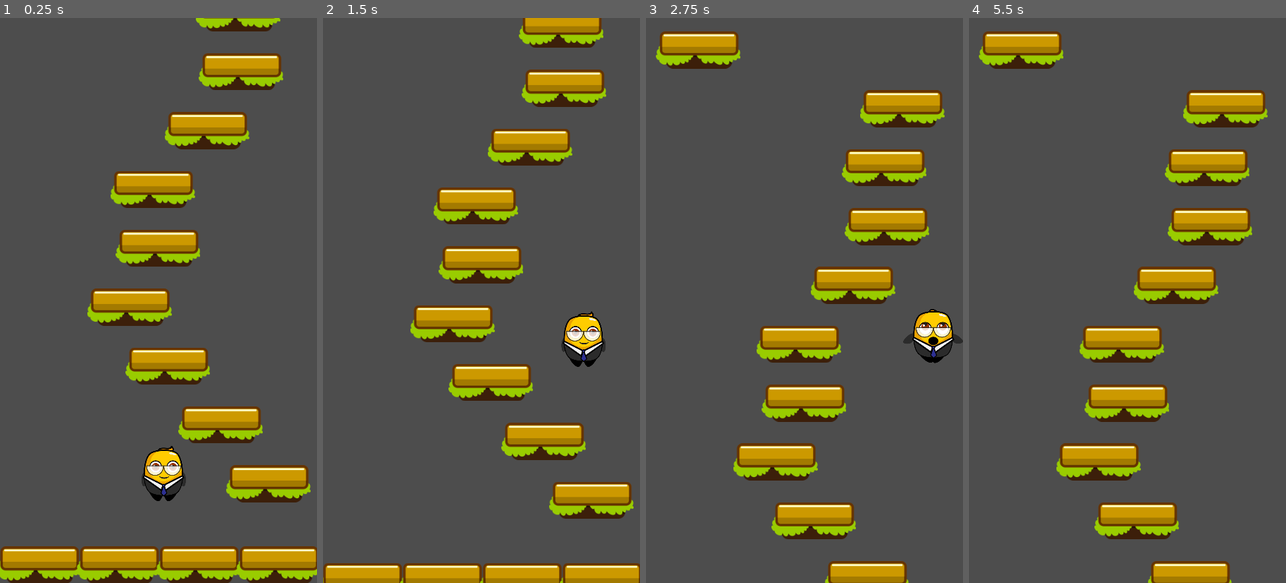
Above: before the commit, frames 1-4 (left to right).
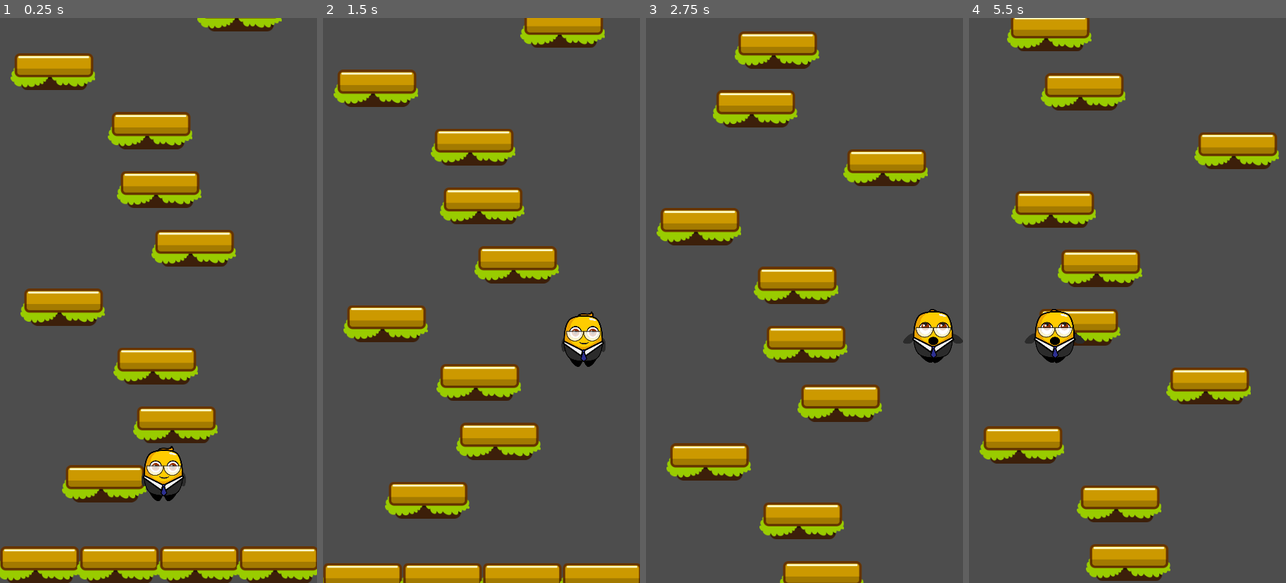
Above: after the commit, the same moments.

Repository: DevDonAguinaldo/jumperjam
Game: Godot game, scene res://scenes/game.tscn
Two runs of this game, one before a commit and one after it. Both use one fixed random seed, a clock stepped at 60 frames per second and the inputs below.
Inputs:
- Up to frame 1 (0.25 s): no input
- Up to frame 2 (1.5 s): hold D (move_right) 0.53-1.28 s; hold A (move_left) from 1.28 s (still down)
- Up to frame 3 (2.75 s): release A (move_left) at 2.03 s; hold D (move_right) from 2.03 s (still down)
- Up to frame 4 (5.5 s): release D (move_right) at 3.53 s; hold A (move_left) from 3.53 s (still down)

The runs differ from the first frame. In frame 1, 17% of the frame differs, in the area x 3-98%, y 0-86%; in frame 2, 17%; in frame 3, 19%; in frame 4, 29%, in the area x 3-98%, y 0-100%.

Commit message:
added infinite level generator and platform destroyer

Diff:
--- a/project.godot
+++ b/project.godot
@@ -56,6 +56,7 @@
 
 2d_physics/layer_1="player"
 2d_physics/layer_2="platform"
+2d_physics/layer_3="destroyer"
 
 [rendering]
 
--- a/scenes/game.tscn
+++ b/scenes/game.tscn
@@ -1,7 +1,8 @@
-[gd_scene load_steps=3 format=3 uid="uid://0a7q7e7vttw6"]
+[gd_scene load_steps=4 format=3 uid="uid://0a7q7e7vttw6"]
 
 [ext_resource type="Script" path="res://scripts/game.gd" id="1_l7xwl"]
 [ext_resource type="PackedScene" uid="uid://d3fmkodw3s7un" path="res://scenes/player.tscn" id="2_hmpju"]
+[ext_resource type="PackedScene" uid="uid://twcswx6uxdfi" path="res://scenes/level_generator.tscn" id="3_x51mp"]
 
 [node name="game" type="Node2D"]
 script = ExtResource("1_l7xwl")
@@ -9,4 +10,4 @@
 [node name="player" parent="." instance=ExtResource("2_hmpju")]
 position = Vector2(278, 745)
 
-[node name="PlatformParent" type="Node2D" parent="."]
+[node name="level_generator" parent="." instance=ExtResource("3_x51mp")]
--- a/scenes/game_camera.tscn
+++ b/scenes/game_camera.tscn
@@ -5,3 +5,9 @@
 [node name="game_camera" type="Camera2D"]
 limit_bottom = 960
 script = ExtResource("1_1n335")
+
+[node name="destroyer" type="Area2D" parent="."]
+collision_layer = 4
+collision_mask = 2
+
+[node name="destroyer_shape" type="CollisionShape2D" parent="destroyer"]
--- /dev/null
+++ b/scenes/level_generator.tscn
@@ -0,0 +1,8 @@
+[gd_scene load_steps=2 format=3 uid="uid://twcswx6uxdfi"]
+
+[ext_resource type="Script" path="res://scripts/level_generator.gd" id="1_ysfti"]
+
+[node name="level_generator" type="Node2D"]
+script = ExtResource("1_ysfti")
+
+[node name="PlatformParent" type="Node2D" parent="."]
--- a/scenes/platform.tscn
+++ b/scenes/platform.tscn
@@ -8,6 +8,7 @@
 
 [node name="platform" type="Area2D"]
 collision_layer = 2
+collision_mask = 5
 script = ExtResource("1_0lqqs")
 
 [node name="Sprite2D" type="Sprite2D" parent="."]
--- a/scripts/game.gd
+++ b/scripts/game.gd
@@ -1,25 +1,18 @@
 extends Node2D
 
-@onready var platform_parent: Node2D = $PlatformParent
+@onready var player: Player = $player
+@onready var level_generator: Node2D = $level_generator
 
 var camera_scene = preload("res://scenes/game_camera.tscn")
-var platform_scene = preload("res://scenes/platform.tscn")
 var camera = null
-var viewport_size
-var start_platform_y: float
-var y_between_platforms := 100.0
-var level_size := 50
-var platform_count := 0
 
 func _ready() -> void:
 	camera = camera_scene.instantiate()
 	camera.setup_camera($player)
 	add_child(camera)
 
-	viewport_size = get_viewport_rect().size
-	start_platform_y = viewport_size.y - (y_between_platforms * 2)
-	generate_level(start_platform_y, true)
-
+	if player:
+		level_generator.setup(player)
 
 func _process(_delta: float) -> void:
 	if Input.is_action_just_pressed("quit"):
@@ -27,33 +20,3 @@
 
 	if Input.is_action_just_pressed("reset"):
 		get_tree().reload_current_scene()
-
-
-func create_platform(location: Vector2):
-	var platform = platform_scene.instantiate()
-
-	platform.global_position = location
-	platform_parent.add_child(platform)
-
-	return platform
-
-func generate_level(y_start: float, generate_ground: bool):
-	var platform_width := 136.0
-	var ground_platform_count = (viewport_size.x / platform_width) + 1
-	var ground_y_offset := 62.0
-
-	if generate_ground == true:
-		for i in range(ground_platform_count):
-			var ground_location: Vector2 = Vector2(i * platform_width, viewport_size.y - ground_y_offset)
-			create_platform(ground_location)
-
-	for i in range(level_size):
-		var max_x = viewport_size.x - platform_width
-		var random_x = randf_range(0, max_x)
-		var location: Vector2 = Vector2(0, 0)
-
-		location.x = random_x
-		location.y = y_start - (y_between_platforms * i)
-
-		create_platform(location)
-		platform_count += 1
--- a/scripts/game_camera.gd
+++ b/scripts/game_camera.gd
@@ -1,22 +1,38 @@
 extends Camera2D
+
+@onready var destroyer: Area2D = $destroyer
+@onready var destroyer_shape: CollisionShape2D = $destroyer/destroyer_shape
 
 var player: Player = null
 var viewport_size
 
 func _ready() -> void:
 	viewport_size = get_viewport_rect().size
+	var rect_shape = RectangleShape2D.new()
+	var rect_shape_size = Vector2(viewport_size.x, 200.0)
 
 	global_position.x = viewport_size.x / 2
-	limit_bottom = viewport_size.y
+	limit_bottom = int(viewport_size.y)
 	limit_left = 0
-	limit_right = viewport_size.x
+	limit_right = int(viewport_size.x)
+
+	destroyer.position.y = viewport_size.y
+	rect_shape.set_size(rect_shape_size)
+	destroyer_shape.shape = rect_shape
 
 func _process(_delta: float) -> void:
-	var limit_distance := 420.0
+	var limit_distance = 420
+	var overlapping_areas = destroyer.get_overlapping_areas()
 
 	if player:
-		if limit_bottom > player.global_position.y + limit_distance:
-			limit_bottom = player.global_position.y + limit_distance
+		if limit_bottom > int(player.global_position.y + limit_distance):
+			limit_bottom = int(player.global_position.y + limit_distance)
+
+	if overlapping_areas.size() > 0:
+		for area in overlapping_areas:
+			if area is Platform:
+				area.queue_free()
+				print("Deleting" + area.name)
 
 func _physics_process(_delta: float) -> void:
 	if player:
--- /dev/null
+++ b/scripts/level_generator.gd
@@ -0,0 +1,59 @@
+extends Node2D
+
+@onready var platform_parent = $PlatformParent
+
+var platform_scene = preload("res://scenes/platform.tscn")
+var viewport_size
+var start_platform_y: float
+var y_between_platforms := 100.0
+var level_size := 10
+var platform_count := 0
+var player: Player = null
+
+func setup(_player: Player):
+	if _player:
+		player = _player
+
+func _ready() -> void:
+	viewport_size = get_viewport_rect().size
+	start_platform_y = viewport_size.y - (y_between_platforms * 2)
+	generate_level(start_platform_y, true)
+
+func _process(_delta: float) -> void:
+	if player:
+		var player_y = player.global_position.y
+		var end_of_level = start_platform_y - (platform_count * y_between_platforms)
+		var threshold = end_of_level + (y_between_platforms * 6)
+
+		if player_y <= threshold:
+			generate_level(end_of_level, false)
+
+
+func create_platform(location: Vector2):
+	var platform = platform_scene.instantiate()
+
+	platform.global_position = location
+	platform_parent.add_child(platform)
+
+	return platform
+
+func generate_level(y_start: float, generate_ground: bool):
+	var platform_width := 136.0
+	var ground_platform_count = (viewport_size.x / platform_width) + 1
+	var ground_y_offset := 62.0
+
+	if generate_ground == true:
+		for i in range(ground_platform_count):
+			var ground_location: Vector2 = Vector2(i * platform_width, viewport_size.y - ground_y_offset)
+			create_platform(ground_location)
+
+	for i in range(level_size):
+		var max_x = viewport_size.x - platform_width
+		var random_x = randf_range(0, max_x)
+		var location: Vector2 = Vector2(0, 0)
+
+		location.x = random_x
+		location.y = y_start - (y_between_platforms * i)
+
+		create_platform(location)
+		platform_count += 1
--- a/scripts/platform.gd
+++ b/scripts/platform.gd
@@ -1,4 +1,5 @@
 extends Area2D
+class_name Platform
 
 func _on_body_entered(body: Node2D) -> void:
 	if body is Player:
